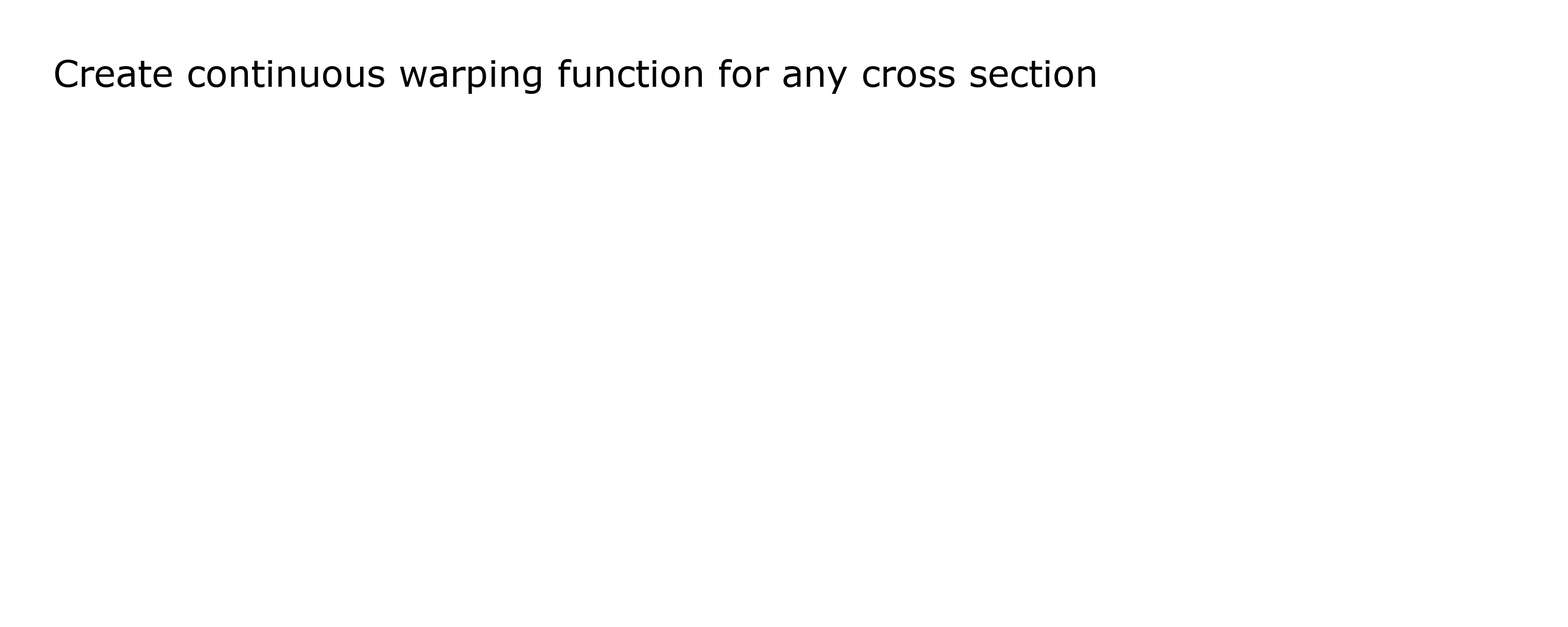
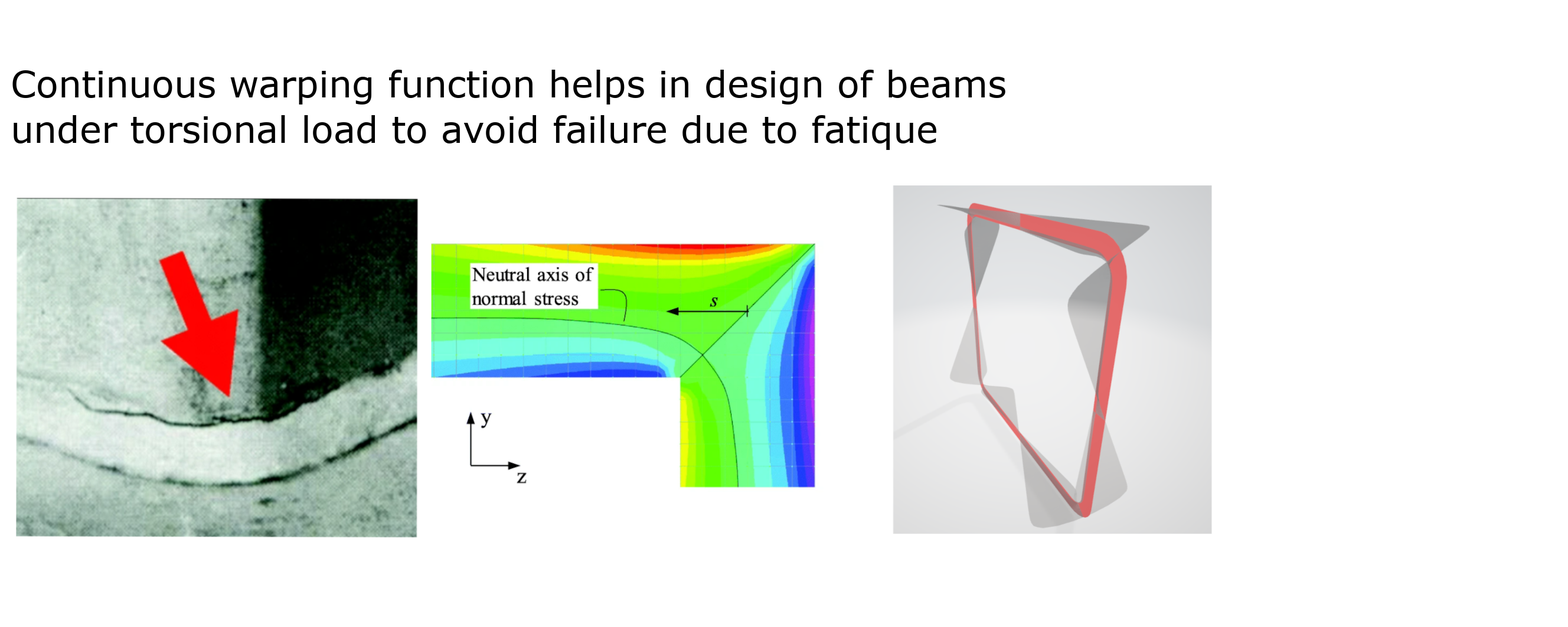
Layered file, before and after one edit (1568x627). Changes by layer:
added layer "Pasted Layer #2" above "Continuous warping function he..." over [892, 185, 1213, 535]
renamed "Create continuous warping func..." to "Continuous warping function he...", painted on it over [12, 59, 1096, 150]
added layer "Pasted Layer #1" above "Pasted Layer" over [430, 240, 819, 492]
added layer "Pasted Layer" above "Background" over [15, 197, 419, 538]
